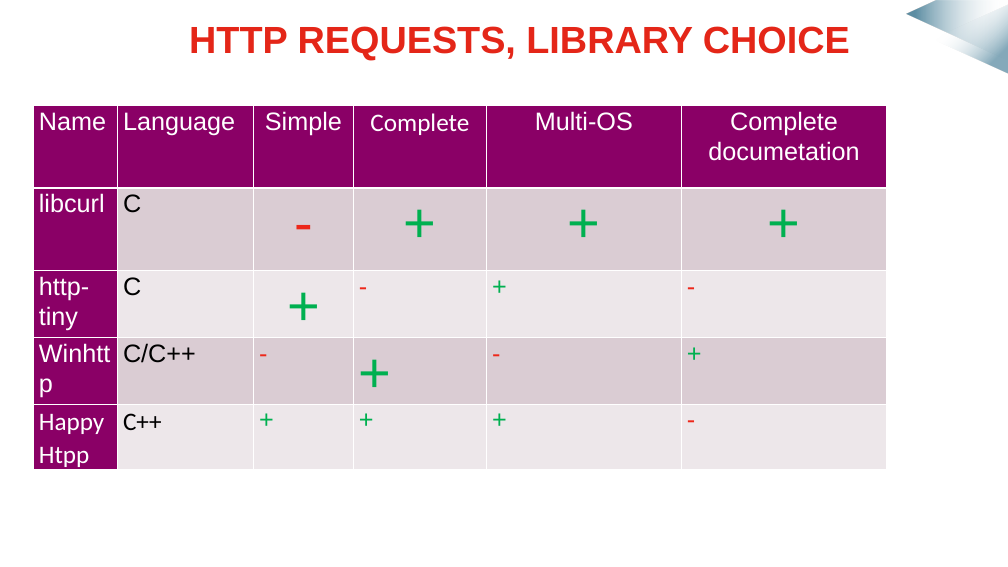
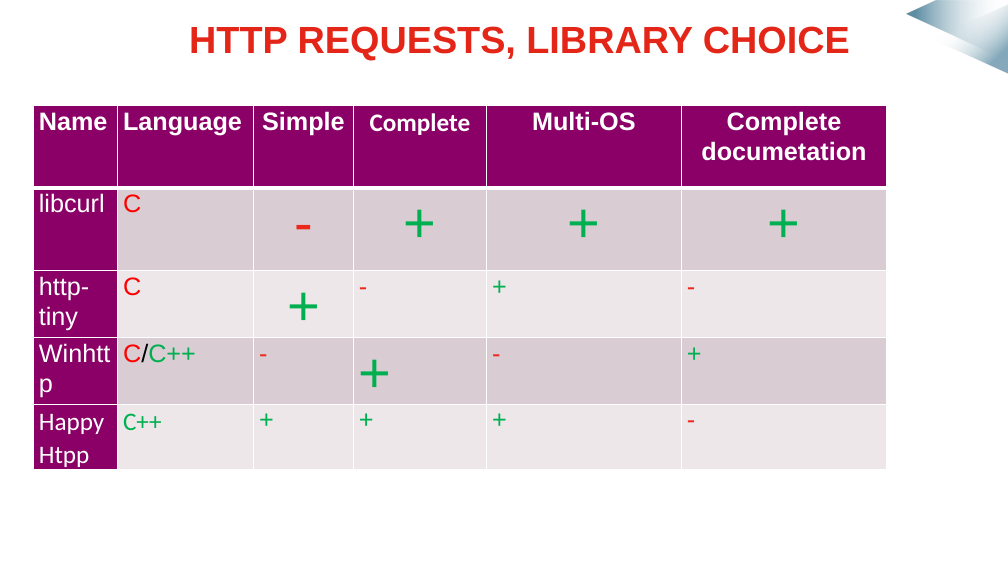
Before and after one commit to mmeven/EP_Domotique_Tablette, a slide deck: slide 12 of Rendu/Diapo_prototype_janvier.pptx (slide 5 before the commit). Drawn at 1008x567 pixels with LibreOffice and Linux fonts; fonts in the diff are those of the drawing; background and template pictures are left out. Boxes give left, top, right and bottom in pixels: in the first picture for what was removed or moved away, otherwise in the second. Text is boxed around its words. In the diff, an @@ line names an element or a change of style, - is before the commit and + after.

```diff
--- a/Rendu/Diapo_prototype_janvier.pptx
+++ b/Rendu/Diapo_prototype_janvier.pptx
@@ table at [33,105,887,479] @@
@@ bold on in "Name", "Language", "Simple", "Complete" and 2 more places @@
@@ text colour #000000 to #FF0000 in "C", "C", "C/C++" @@
@@ text colour #000000 to #00B050 in "C/C++", "C++" @@
```
Also in this commit, not shown: 3 other slides changed, 9 slides added.
